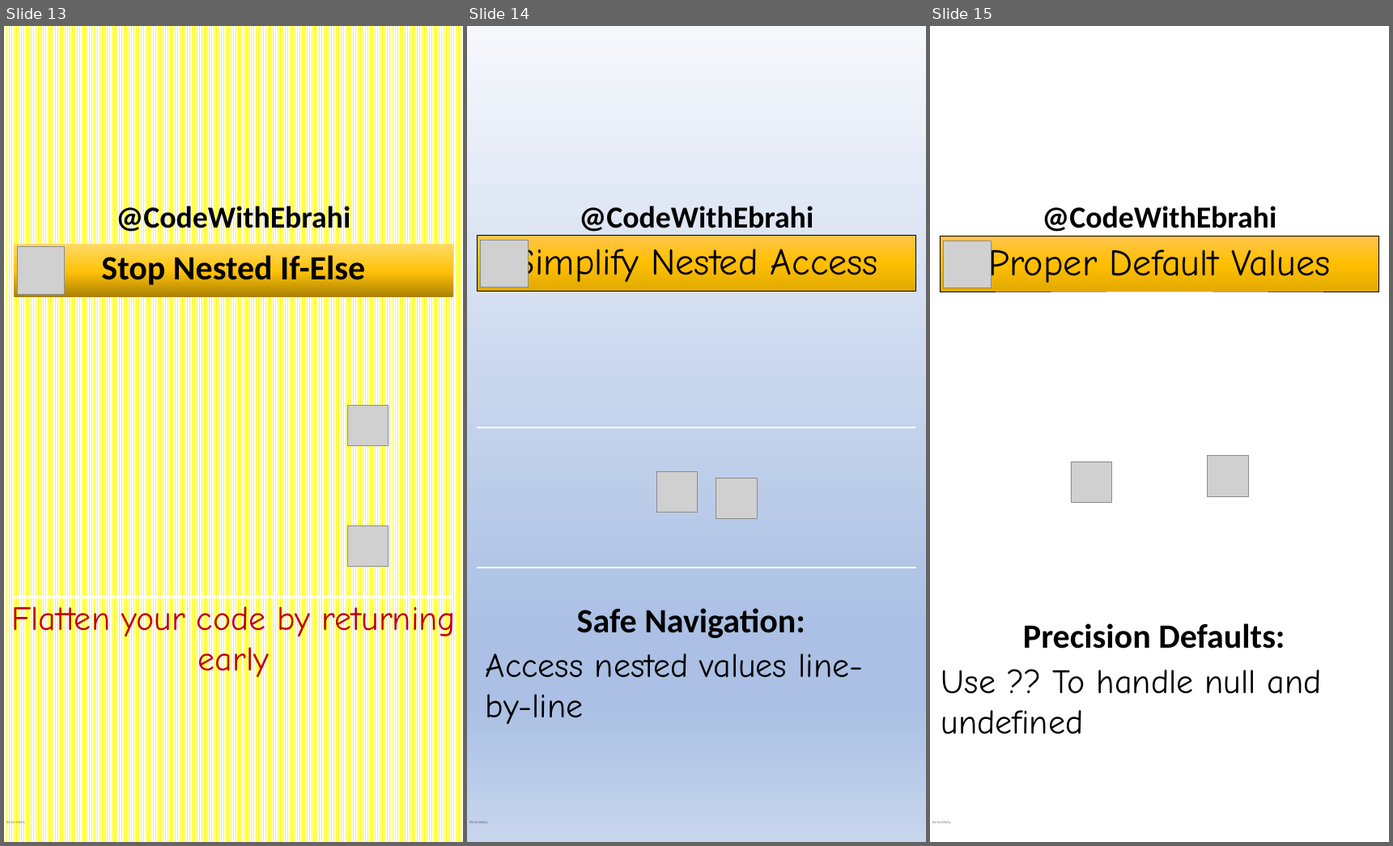
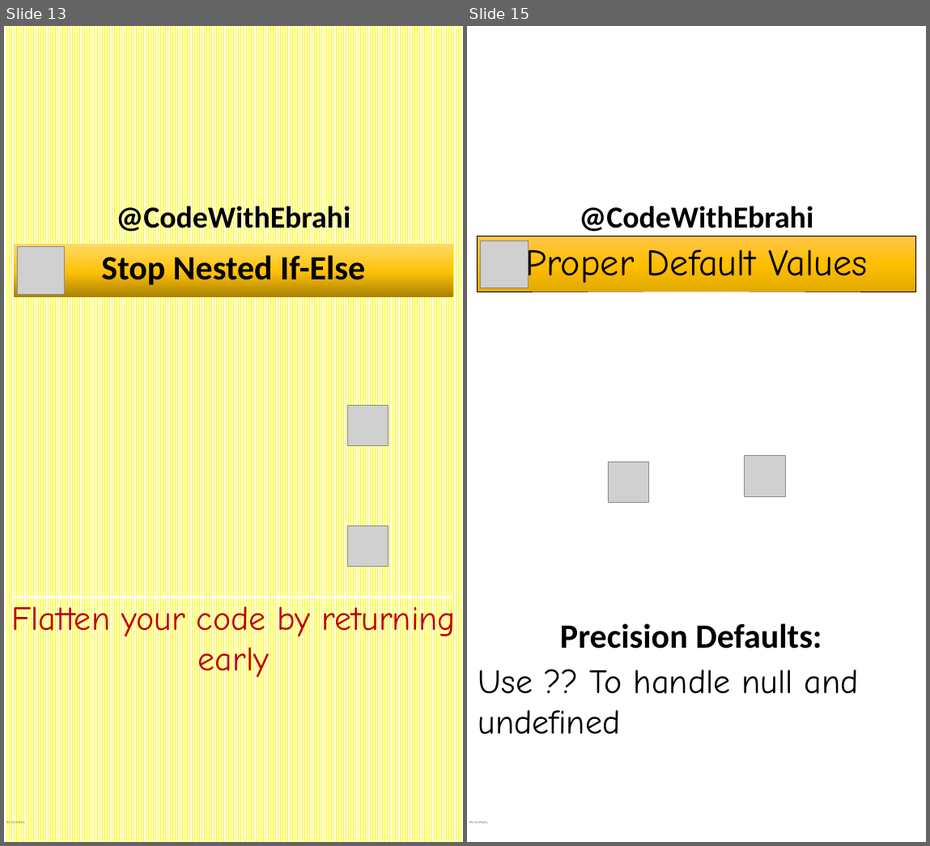
Before and after one commit to ebrahimsalehi1/python_codes, a slide deck: assets/images.pptx. Shown side by side, each under a label of ours: slides 13, 14 and 15 before the commit, slides 13 and 15 after it; the slides between them are not shown. The pictures are 1393x846 and 930x846 pixels, drawn with LibreOffice and Linux fonts; fonts in the diff are those of the drawing; grey boxes stand for pictures; background and template pictures are left out. Boxes give left, top, right and bottom in pixels: in the first picture for what was removed or moved away, otherwise in the second. Text is boxed around its words. In the diff, an @@ line names an element or a change of style, - is before the commit and + after.

```diff
--- a/assets/images.pptx
+++ b/assets/images.pptx
@@ slide 14 removed at [467,26,926,842], background gradient #F6F8FC to #ABC0E4 to #C7D5ED; not listed: 2 template elements that a slide beside it also shows @@
@@ rectangle removed at [477,236,916,291] @@
-Simplify Nested Access
@@ picture removed at [480,240,528,287] @@
@@ line removed from (477, 428) to (916, 428) @@
@@ picture removed at [657,472,697,513] @@
@@ picture removed at [716,478,757,518] @@
@@ line removed from (477, 568) to (916, 568) @@
@@ text removed at [577,608,806,638] @@
-Safe Navigation:
@@ text removed at [486,654,863,725] @@
-Access nested values line-by-line
```
Also in this commit, not shown: 3 slides added, 2 other slides removed, 12 other files.
